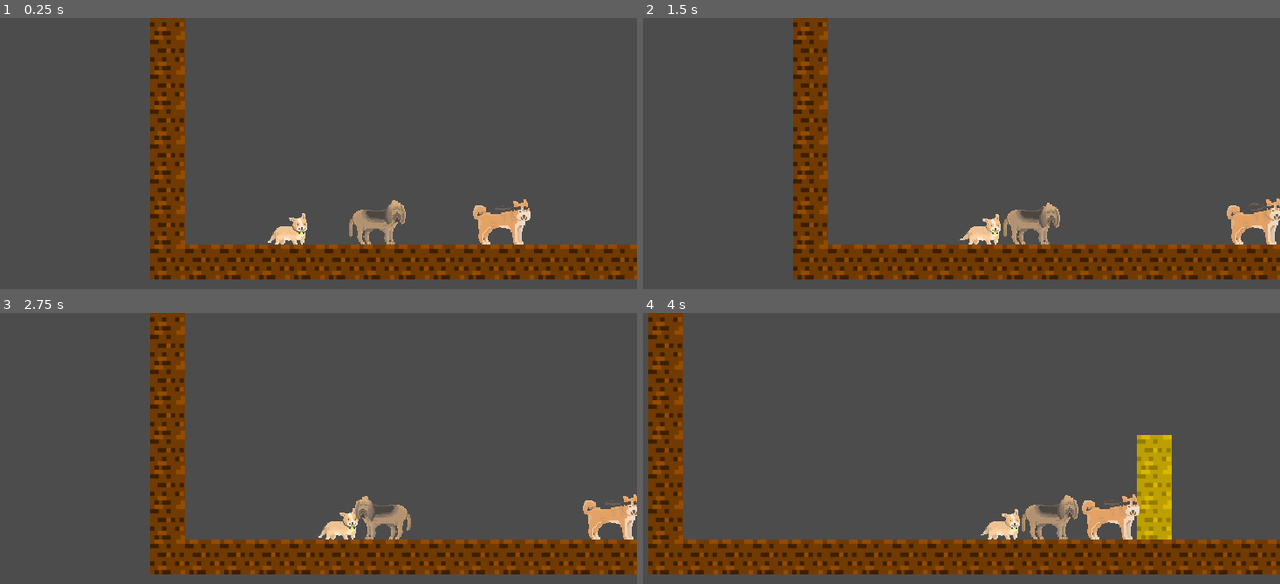
Above: before the commit, frames 1-4 (two rows, left to right).
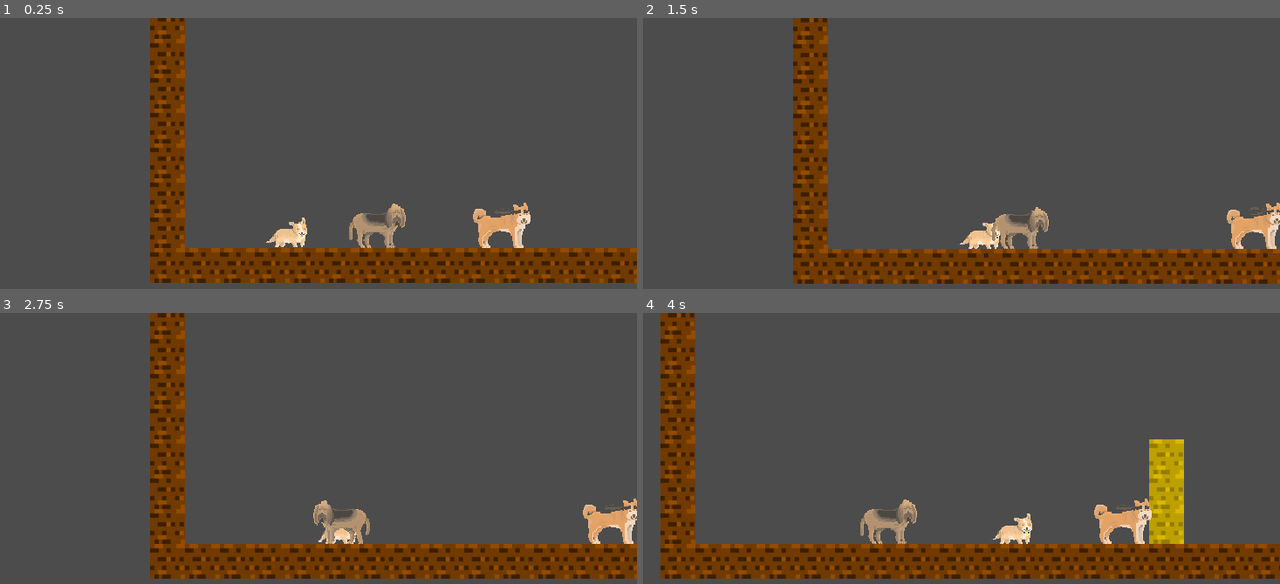
Above: after the commit, the same moments.

Repository: doge-io/temmie
Game: Godot game, scene res://levels/Level1.tscn
The game is run twice, just before and just after one commit, with the same random seed, the same clock (stepped at 60 frames per second) and the same inputs.
Inputs:
- Up to frame 1 (0.25 s): no input
- Up to frame 2 (1.5 s): hold Right (ui_right) from 0.53 s (still down); tap Space (ui_select) at 0.77 s
- Up to frame 3 (2.75 s): tap Space (ui_select) at 1.52 s; release Right (ui_right) at 2.03 s; hold Left (ui_left) from 2.03 s (still down)
- Up to frame 4 (4 s): release Left (ui_left) at 2.78 s; hold Right (ui_right) from 2.78 s (still down); tap Space (ui_select) at 3.02, 3.77 s

The runs differ from the first frame. In frame 1, 9.1% of the frame differs, in the area x 23-100%, y 0-98%; in frame 2, 12%; in frame 3, 12%; in frame 4, 19%, in the area x 0-100%, y 0-99%.

Commit message:
Fixed Corgi collision bug

Diff:
--- a/game/characters/Corgi.gd
+++ b/game/characters/Corgi.gd
@@ -16,7 +16,6 @@
 	pass
 
 func _physics_process(delta):
-	motion = move_and_slide(motion, UP)
 	motion.y += GRAVITY
 
 	if ray.is_colliding():
@@ -40,3 +39,5 @@
 
 	else:
 		motion.x = 0
+
+	motion = move_and_slide(motion, UP)
--- a/game/characters/Corgi.tscn
+++ b/game/characters/Corgi.tscn
@@ -58,7 +58,7 @@
 position = Vector2( -32, -32 )
 frames = SubResource( 1 )
 animation = "Idle"
-frame = 6
+frame = 1
 playing = true
 centered = false
 offset = Vector2( 0, 15 )
@@ -79,7 +79,7 @@
 limit_smoothed = false
 drag_margin_h_enabled = true
 drag_margin_v_enabled = true
-smoothing_enabled = false
+smoothing_enabled = true
 smoothing_speed = 5.0
 offset_v = 0.0
 offset_h = 0.0
@@ -90,6 +90,7 @@
 editor_draw_screen = true
 editor_draw_limits = false
 editor_draw_drag_margin = false
+_sections_unfolded = [ "Smoothing" ]
 __meta__ = {
 "_edit_lock_": true
 }
@@ -105,3 +106,4 @@
 
 position = Vector2( 2.13595, 23.4955 )
 shape = SubResource( 2 )
+one_way_collision = true
--- a/game/levels/Level3.tscn
+++ b/game/levels/Level3.tscn
@@ -1,3 +1,3 @@
 [gd_scene format=2]
 
-[node name="Node" type="Node"]
+[node name="Level3" type="Node"]
